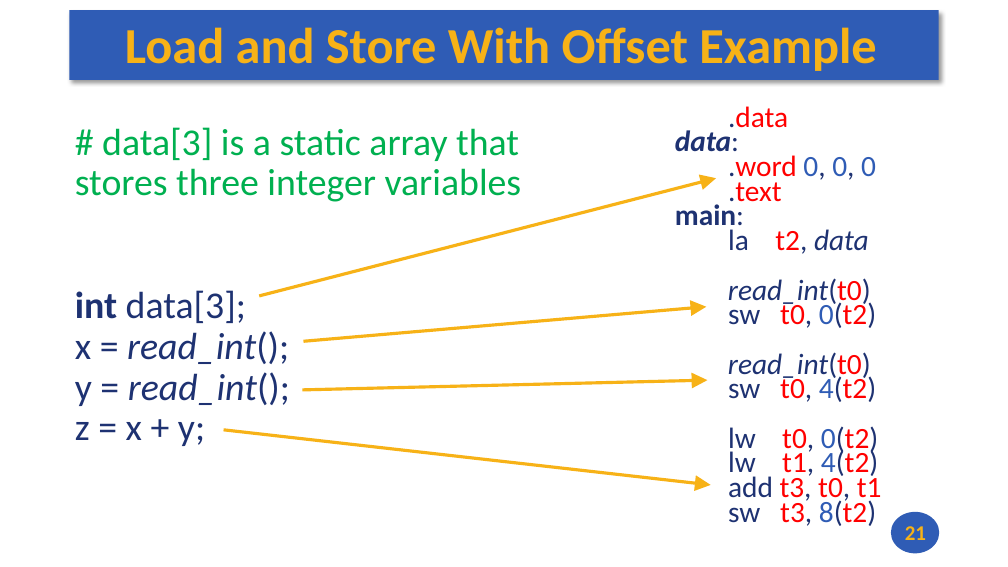
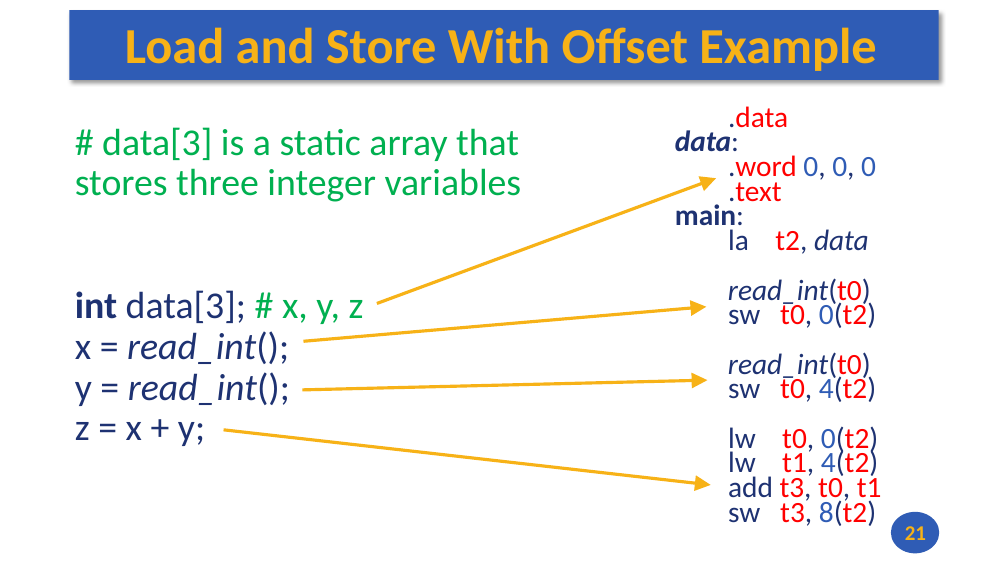
Before and after one commit to andrewt0301/hse-acos-course, a slide deck: slide 21 of docs/part1ca/05_MacrosBranchesArrays/CA_Lecture_05.pptx. Drawn at 1008x567 pixels with LibreOffice and Linux fonts; fonts in the diff are those of the drawing. Boxes give left, top, right and bottom in pixels: in the first picture for what was removed or moved away, otherwise in the second. Text is boxed around its words. In the diff, an @@ line names an element or a change of style, - is before the commit and + after.

```diff
--- a/docs/part1ca/05_MacrosBranchesArrays/CA_Lecture_05.pptx
+++ b/docs/part1ca/05_MacrosBranchesArrays/CA_Lecture_05.pptx
@@ arrow moved from (259, 296) - (716, 178) to (377, 303) - (716, 178) @@
@@ text at (75,290,364,324): text changed @@
-int data[3];
+int data[3]; # x, y, z
```
Also in this commit, not shown: 5 other slides changed, 1 other file.
